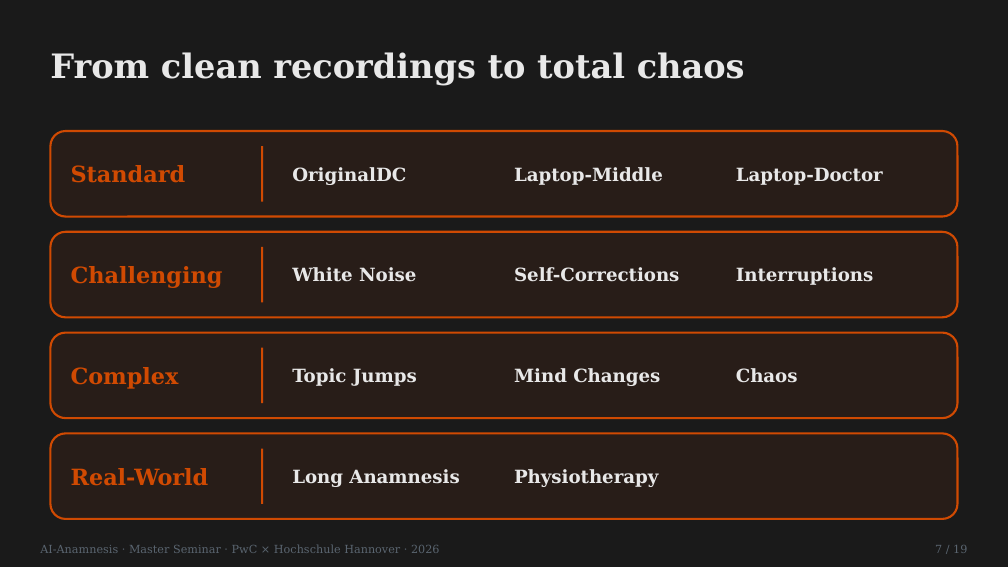
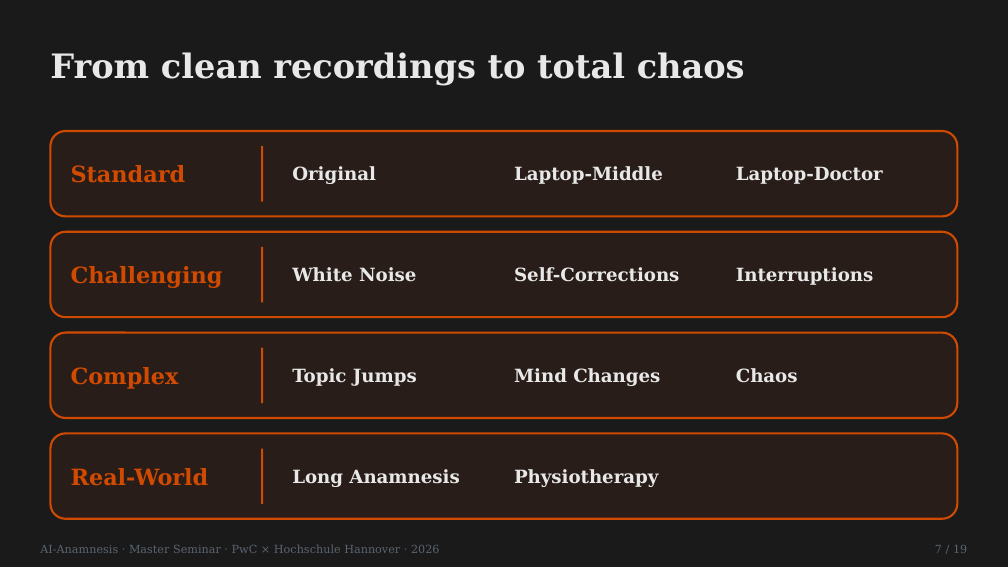
Before and after one commit to LeonardNid/Seminar_Anamnese, a slide deck: slide 7 of Präsi/AI_Anamnesis.pptx. Drawn at 1008x567 pixels with LibreOffice and Linux fonts; fonts in the diff are those of the drawing. Boxes give left, top, right and bottom in pixels: in the first picture for what was removed or moved away, otherwise in the second. Text is boxed around its words. In the diff, an @@ line names an element or a change of style, - is before the commit and + after.

```diff
--- a/Präsi/AI_Anamnesis.pptx
+++ b/Präsi/AI_Anamnesis.pptx
@@ text at bbox=[292, 166, 376, 184]: text changed @@
-OriginalDC
+Original
```
Also in this commit, not shown: 9 other slides changed, 4 other files.
